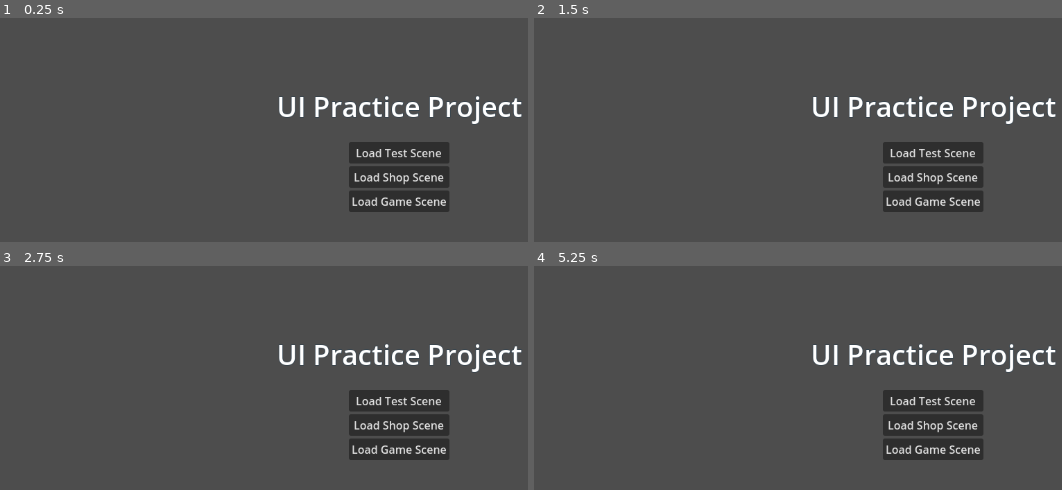
Above: before the commit, frames 1-4 (two rows, left to right).
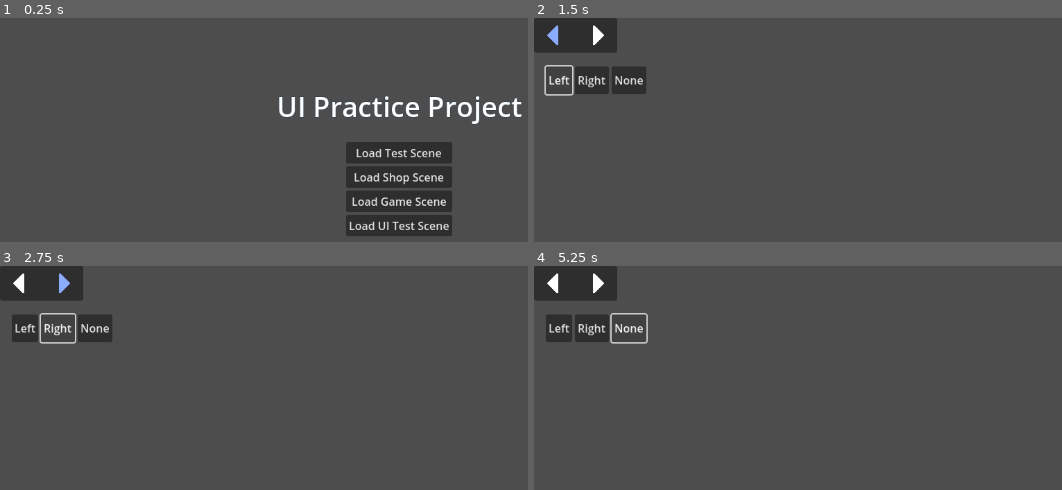
Above: after the commit, the same moments.

Repository: DSurguy/spring-2024-2d-jam
Game: Godot game, scene res://scenes/MainScene/MainScene.tscn
Same seed, same stepped clock (60 frames per second), same inputs: the game is played once before the commit and once after it.
Inputs (mouse positions are in pixels of both pictures, inside the frame that each line leads up to):
- Up to frame 1 (0.25 s): no input
- Up to frame 2 (1.5 s): click (935, 226) at 0.5 s, where only the run after the commit has a clickable "Load UI Test Scene"; click (560, 80) at 1.25 s, where only the run after the commit has a clickable "Left"
- Up to frame 3 (2.75 s): click (58, 328) at 2 s, where only the run after the commit has a clickable "Right"
- Up to frame 4 (5.25 s): click (629, 328) at 2.75 s, where only the run after the commit has a clickable "None"; click (560, 328) at 3.5 s, where only the run after the commit has a clickable "Left"; click (592, 328) at 4.25 s, where only the run after the commit has a clickable "Right"; click (629, 328) at 5 s, where only the run after the commit has a clickable "None"

The runs differ from the first frame. In frame 1, 2.0% of the frame differs, in the area x 65-86%, y 55-98%; in frame 2, 11%, in the area x 0-99%, y 0-87%; in frame 3, 11%; in frame 4, 11%.

Commit message:
Load ui scene and make arrow blue with button

Diff:
--- a/scenes/LoadableScene.gd
+++ b/scenes/LoadableScene.gd
@@ -18,3 +18,7 @@
 func _on_load_shop_scene_button_pressed():
 	loader.load_scene("res://scenes/ShopScene/ShopScene.tscn")
 	pass # Replace with function body.
+
+func _on_load_ui_test_scene_button_pressed():
+	loader.load_scene("res://scenes/UI/UITestScene.tscn")
+	pass # Replace with function body.
--- a/scenes/MainMenu/MainMenu.tscn
+++ b/scenes/MainMenu/MainMenu.tscn
@@ -56,6 +56,11 @@
 layout_mode = 2
 text = "Load Game Scene"
 
+[node name="LoadUITestScene" type="Button" parent="CanvasLayer/MainMenu/VBoxContainer/CenterContainer/VBoxContainer"]
+layout_mode = 2
+text = "Load UI Test Scene"
+
 [connection signal="pressed" from="CanvasLayer/MainMenu/VBoxContainer/CenterContainer/VBoxContainer/LoadTestScene" to="." method="_on_load_test_scene_button_pressed"]
 [connection signal="pressed" from="CanvasLayer/MainMenu/VBoxContainer/CenterContainer/VBoxContainer/LoadShopScene" to="." method="_on_load_shop_scene_button_pressed"]
 [connection signal="pressed" from="CanvasLayer/MainMenu/VBoxContainer/CenterContainer/VBoxContainer/LoadGameScene" to="." method="_on_load_game_scene_button_pressed"]
+[connection signal="pressed" from="CanvasLayer/MainMenu/VBoxContainer/CenterContainer/VBoxContainer/LoadUITestScene" to="." method="_on_load_ui_test_scene_button_pressed"]
--- /dev/null
+++ b/scenes/UI/Helm/Helm.gd
@@ -0,0 +1,25 @@
+class_name HelmUiPanel extends Control
+
+@onready var LeftArrow = $Panel/VBoxContainer/GridContainer/HBoxContainer/LeftArrowTexture
+@onready var RightArrow = $Panel/VBoxContainer/GridContainer/HBoxContainer2/RightArrowTexture
+
+enum HELM_STATUS { LEFT, RIGHT, NONE }
+@export var status: HELM_STATUS = HELM_STATUS.NONE
+var active_color = Color(0.55, 0.68, 1)
+signal status_changed
+
+func set_status(next_status: HELM_STATUS):
+	status = next_status
+	emit_signal("status_changed")
+	pass
+
+func _on_status_changed():
+	if status == HELM_STATUS.LEFT:
+		LeftArrow.modulate = active_color
+		RightArrow.modulate = Color(1,1,1)
+	elif status == HELM_STATUS.RIGHT:
+		LeftArrow.modulate = Color(1,1,1)
+		RightArrow.modulate = active_color
+	else:
+		LeftArrow.modulate = Color(1,1,1)
+		RightArrow.modulate = Color(1,1,1)
--- a/scenes/UI/Helm/Helm.tscn
+++ b/scenes/UI/Helm/Helm.tscn
@@ -1,5 +1,6 @@
-[gd_scene load_steps=3 format=3 uid="uid://30roy3p4ivnh"]
+[gd_scene load_steps=4 format=3 uid="uid://30roy3p4ivnh"]
 
+[ext_resource type="Script" path="res://scenes/UI/Helm/Helm.gd" id="1_26f2r"]
 [ext_resource type="Texture2D" uid="uid://bqeoi0u02wwv1" path="res://assets/icons/SolidArrow-Left@2x.png" id="1_muxt7"]
 [ext_resource type="Texture2D" uid="uid://bej3x1oxsw4p" path="res://assets/icons/SolidArrow-Right@2x.png" id="2_r4r4l"]
 
@@ -8,6 +9,7 @@
 anchors_preset = 0
 offset_right = 120.0
 offset_bottom = 50.0
+script = ExtResource("1_26f2r")
 
 [node name="Panel" type="Panel" parent="."]
 layout_mode = 1
@@ -36,7 +38,7 @@
 size_flags_horizontal = 3
 alignment = 1
 
-[node name="TextureRect" type="TextureRect" parent="Panel/VBoxContainer/GridContainer/HBoxContainer"]
+[node name="LeftArrowTexture" type="TextureRect" parent="Panel/VBoxContainer/GridContainer/HBoxContainer"]
 custom_minimum_size = Vector2(32, 32)
 layout_mode = 2
 texture = ExtResource("1_muxt7")
@@ -47,8 +49,10 @@
 size_flags_horizontal = 3
 alignment = 1
 
-[node name="TextureRect2" type="TextureRect" parent="Panel/VBoxContainer/GridContainer/HBoxContainer2"]
+[node name="RightArrowTexture" type="TextureRect" parent="Panel/VBoxContainer/GridContainer/HBoxContainer2"]
 custom_minimum_size = Vector2(32, 32)
 layout_mode = 2
 texture = ExtResource("2_r4r4l")
 expand_mode = 1
+
+[connection signal="status_changed" from="." to="." method="_on_status_changed"]
--- /dev/null
+++ b/scenes/UI/UITestScene.gd
@@ -0,0 +1,15 @@
+extends LoadableScene
+
+func _on_button_pressed():
+	$CanvasLayer/Helm.set_status(HelmUiPanel.HELM_STATUS.LEFT)
+	pass # Replace with function body.
+
+
+func _on_button_2_pressed():
+	$CanvasLayer/Helm.set_status(HelmUiPanel.HELM_STATUS.RIGHT)
+	pass # Replace with function body.
+
+
+func _on_button_3_pressed():
+	$CanvasLayer/Helm.set_status(HelmUiPanel.HELM_STATUS.NONE)
+	pass # Replace with function body.
--- a/scenes/UI/UITestScene.tscn
+++ b/scenes/UI/UITestScene.tscn
@@ -1,9 +1,33 @@
-[gd_scene load_steps=2 format=3 uid="uid://n1ql8cl0dei5"]
+[gd_scene load_steps=3 format=3 uid="uid://n1ql8cl0dei5"]
 
 [ext_resource type="PackedScene" uid="uid://30roy3p4ivnh" path="res://scenes/UI/Helm/Helm.tscn" id="1_3y17d"]
+[ext_resource type="Script" path="res://scenes/UI/UITestScene.gd" id="1_hsqk2"]
 
 [node name="UiTestScene" type="Node2D"]
+script = ExtResource("1_hsqk2")
 
 [node name="CanvasLayer" type="CanvasLayer" parent="."]
 
 [node name="Helm" parent="CanvasLayer" instance=ExtResource("1_3y17d")]
+
+[node name="Control" type="HBoxContainer" parent="CanvasLayer"]
+offset_left = 17.0
+offset_top = 70.0
+offset_right = 191.0
+offset_bottom = 110.0
+
+[node name="Button" type="Button" parent="CanvasLayer/Control"]
+layout_mode = 2
+text = "Left"
+
+[node name="Button2" type="Button" parent="CanvasLayer/Control"]
+layout_mode = 2
+text = "Right"
+
+[node name="Button3" type="Button" parent="CanvasLayer/Control"]
+layout_mode = 2
+text = "None"
+
+[connection signal="pressed" from="CanvasLayer/Control/Button" to="." method="_on_button_pressed"]
+[connection signal="pressed" from="CanvasLayer/Control/Button2" to="." method="_on_button_2_pressed"]
+[connection signal="pressed" from="CanvasLayer/Control/Button3" to="." method="_on_button_3_pressed"]
